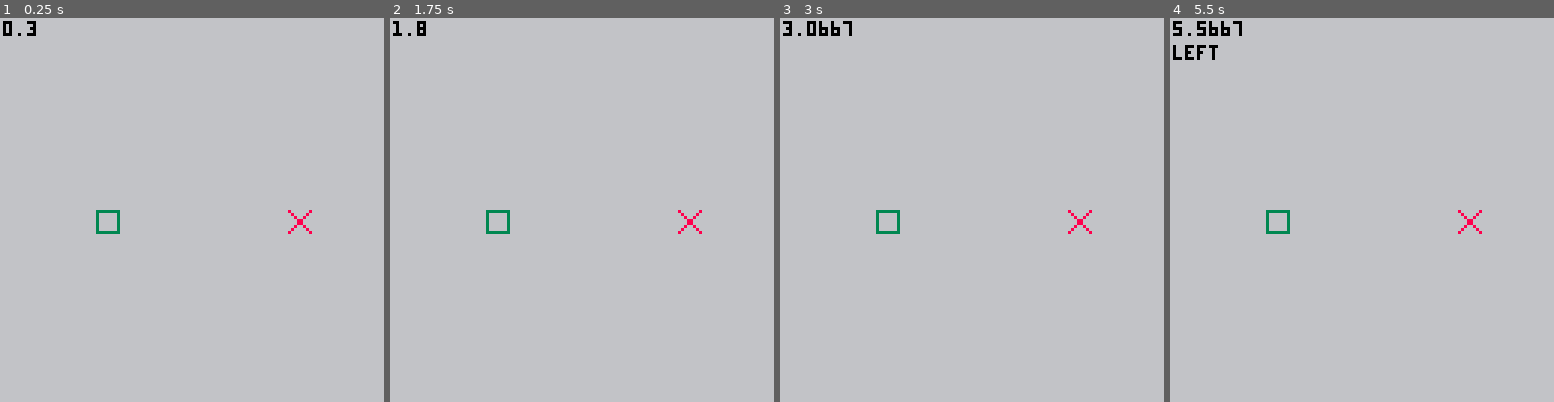
Above: before the commit, frames 1-4 (left to right).
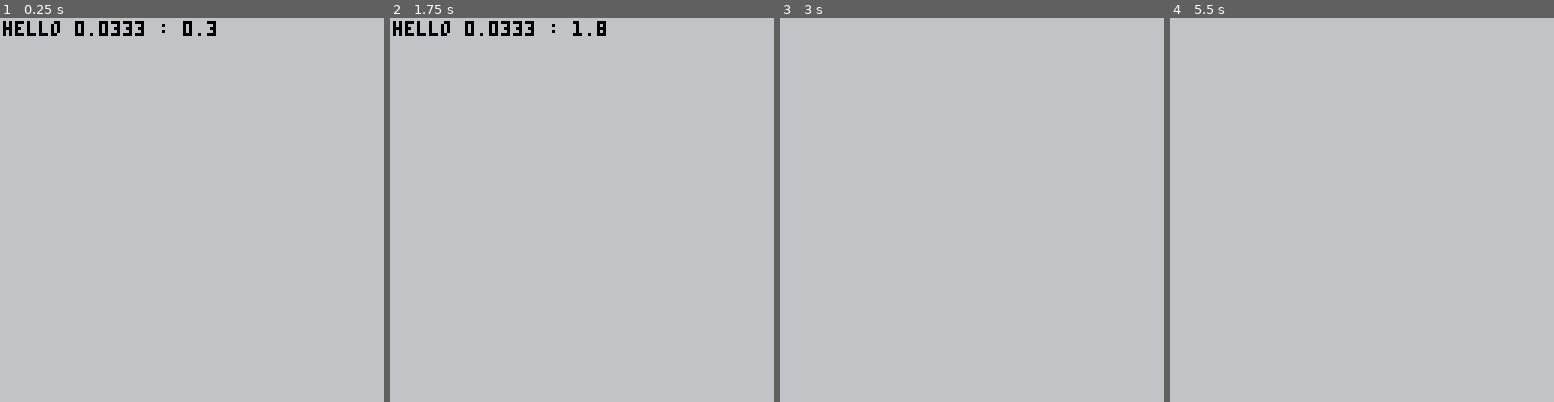
Above: after the commit, the same moments.

Repository: mysterycommand/train-jam-2019-pico-8
Game: PICO-8 cartridge carts/test.p8
Two runs of this game, one before a commit and one after it. Both use one fixed random seed, a clock stepped at 60 frames per second and the inputs below.
Inputs:
- Up to frame 1 (0.25 s): no input
- Up to frame 2 (1.75 s): tap X (X key) at 0.33, 1.07 s; tap O (Z key) at 0.7, 1.7 s; hold Right from 1.6 s (still down)
- Up to frame 3 (3 s): tap X (X key) at 1.85, 2.97 s; release Right at 2.1 s; tap O (Z key) at 2.1, 2.5, 2.9 s; hold Up 2.15-2.42 s; hold Right from 2.47 s (still down)
- Up to frame 4 (5.5 s): release Right at 3.03 s; hold Left 3.08-3.58 s; tap O (Z key) every 0.4 s from 3.3 to 5.3 s; hold Down 3.63-3.97 s; hold Right 4.02-4.68 s; tap X (X key) at 4.08, 5.2 s; hold Up 4.73-5.03 s; hold Left from 5.08 s (still down)

The runs differ from the first frame. In frame 1, 1.0% of the frame differs, in the area x 1-82%, y 0-57%; in frame 2, 1.0%, in the area x 0-82%, y 0-57%; in frame 3, 0.6%; in frame 4, 0.8%.

Commit message:
spike: this is wild

Diff:
--- a/carts/test.p8
+++ b/carts/test.p8
@@ -5,25 +5,28 @@
 left,right,up,down,fire1,fire2=0,1,2,3,4,5
 black,dark_blue,dark_purple,dark_green,brown,dark_gray,light_gray,white,red,orange,yellow,green,blue,indigo,pink,peach=0,1,2,3,4,5,6,7,8,9,10,11,12,13,14,15
 
-taps = {}
+
 
 function _init()
-  p1 = vec(32, 64)
-  p2 = vec(96, 64)
+  local t = time()
+
+  co = cocreate(function()
+    while time() - t < 2 do
+      print("hello " .. t .. " : " .. time(), 1, 1, black)
+      yield()
+    end
+  end)
 end
 
 function _update()
-  taps[left] = btn(left, 0)
 end
 
 function _draw()
   cls(light_gray)
-  print(time(), 1, 1, black)
 
-  if (taps[left]) print("left", 1, 9)
-
-  spr(1,p1.x,p1.y)
-  spr(2,p2.x,p2.y)
+  if costatus(co) then
+    coresume(co)
+  end
 end
 
 -- scratch
Not shown, changed: config.txt
Not shown, changed: log.txt
